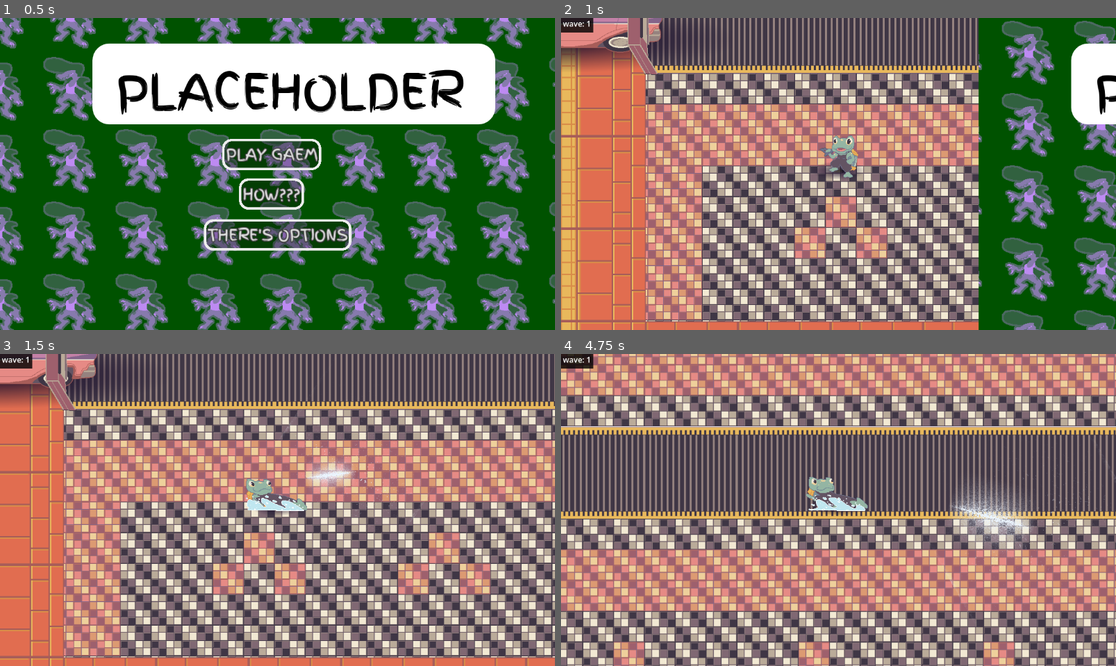
Above: before the commit, frames 1-4 (two rows, left to right).
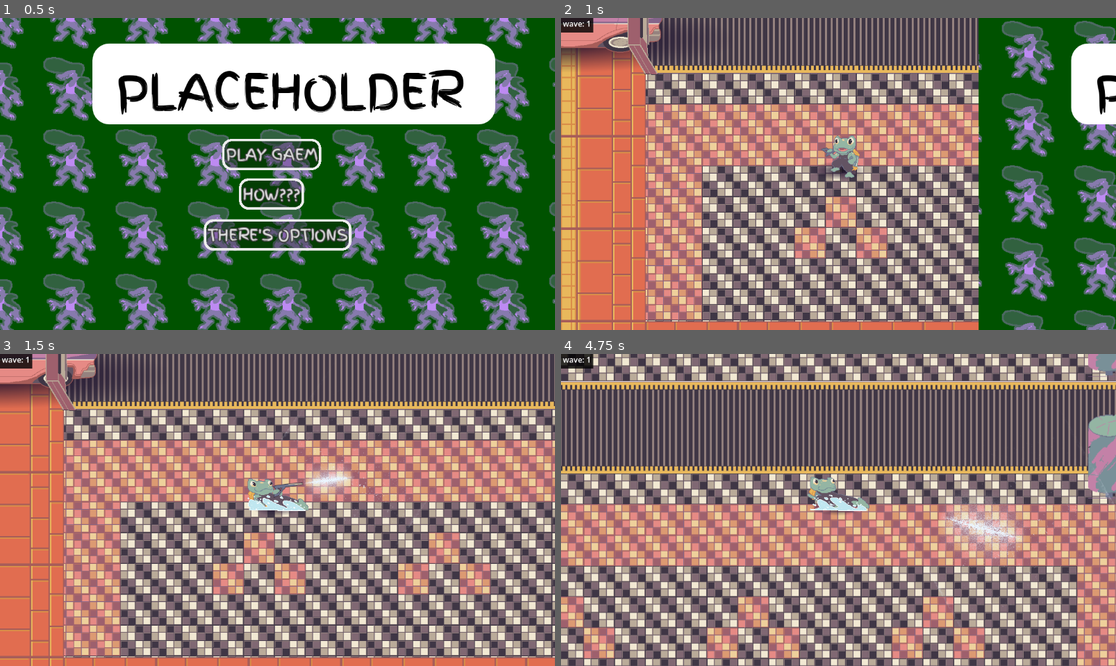
Above: after the commit, the same moments.

Repository: klynicol/crimson_year
Game: Godot game, scene res://scenes/game.tscn
Same seed, same stepped clock (60 frames per second), same inputs: the game is played once before the commit and once after it.
Inputs (mouse positions are in pixels of both pictures, inside the frame that each line leads up to):
- Up to frame 1 (0.5 s): no input
- Up to frame 2 (1 s): click "PLAY GAEM" at 0.5 s
- Up to frame 3 (1.5 s): move the mouse to (399, 494) at 1.27 s; hold D (right) from 1.28 s (still down); hold Space (dash) from 1.28 s (still down); tap X (attack) at 1.35 s; click (399, 494) at 1.42 s
- Up to frame 4 (4.75 s): move the mouse to (727, 525) at 2.02 s; release D (right) at 2.03 s; release Space (dash) at 2.03 s; hold S (down) 2.03-2.78 s; tap Space (dash) at 2.1, 3.8 s; click (727, 525) at 2.3 s; move the mouse to (894, 441) at 2.77 s; press the mouse at (894, 441) at 2.78 s; hold D (right) 2.78-3.53 s; tap X (attack) at 3.05, 3.6 s; move the mouse to (810, 572) at 3.52 s; release the mouse at (810, 572) at 3.53 s; hold W (up) 3.53-4.28 s; click (810, 572) at 3.67 s; move the mouse to (1005, 556) at 4.27 s; hold A (left) from 4.28 s (still down); hold Space (dash) from 4.28 s (still down); click (1005, 556) at 4.55 s

Frame 1 is identical in both runs. In frame 2, 0.3% of the frame differs, in the area x 46-54%, y 37-52%; in frame 3, 0.8%; in frame 4, 88%, in the area x 0-100%, y 0-100%.

Commit message:
Protag refine (#17)
* refined enemy movement

 - refined enemy movement
 - added movement so enemy "stays on conveyor"
 - added enemy attack cooldown

* sprayer overhaul

* Doing a less mathy approach

* running backwards + balance

* update changes

Diff:
--- a/scenes/character.tscn
+++ b/scenes/character.tscn
@@ -8,6 +8,7 @@
 [ext_resource type="Texture2D" uid="uid://wl5twcmgxfhh" path="res://assets/sprites/protag/Protag_run-Sheet.png" id="4_0lw5n"]
 [ext_resource type="Texture2D" uid="uid://brpv26k2hxy10" path="res://assets/sprites/protag/Protag-Sheet.png" id="5_0dpix"]
 [ext_resource type="Texture2D" uid="uid://bxx8cbupgp7ys" path="res://assets/sprites/protag/Protag_firing_clean-Sheet.png" id="5_a5ia6"]
+[ext_resource type="Texture2D" uid="uid://bfs833e81tll3" path="res://assets/sprites/Sprayer.png" id="9_0dpix"]
 
 [sub_resource type="AtlasTexture" id="AtlasTexture_2hyy3"]
 atlas = ExtResource("3_0dpix")
@@ -194,9 +195,9 @@
 texture = ExtResource("2_dp8ca")
 
 [node name="AnimatedSprite2D" type="AnimatedSprite2D" parent="." unique_id=410231915]
-position = Vector2(-3, -47)
+position = Vector2(0, -47)
 sprite_frames = SubResource("SpriteFrames_cicko")
-animation = &"left_dash"
+animation = &"left_idle_shooting"
 
 [node name="CollisionShape2D" type="CollisionShape2D" parent="." unique_id=955580141]
 position = Vector2(0, -16)
@@ -210,3 +211,37 @@
 projectile_speed = 1300
 
 [node name="Sprayer" type="Sprite2D" parent="." unique_id=1463987500]
+position = Vector2(-0.99999666, -48)
+rotation = -1.4643313
+texture = ExtResource("9_0dpix")
+offset = Vector2(-21.87, -5.28)
+
+[node name="EmitPoint" type="Marker2D" parent="Sprayer" unique_id=1909197402]
+position = Vector2(-65.65333, -12.068186)
+
+[node name="EmitPointFlipped" type="Marker2D" parent="Sprayer" unique_id=2132297276]
+position = Vector2(-65.124985, 2.955826)
+
+[node name="sp_left_walking_0" type="Marker2D" parent="." unique_id=1548545255]
+position = Vector2(-20, -39)
+
+[node name="sp_left_walking_1" type="Marker2D" parent="." unique_id=1158281440]
+position = Vector2(-30, -38)
+
+[node name="sp_left_walking_2" type="Marker2D" parent="." unique_id=141932853]
+position = Vector2(-55, -57)
+
+[node name="sp_left_walking_3" type="Marker2D" parent="." unique_id=2065131798]
+position = Vector2(-55, -57)
+
+[node name="sp_left_walking_4" type="Marker2D" parent="." unique_id=1799447829]
+position = Vector2(-39, -54)
+
+[node name="sp_left_walking_5" type="Marker2D" parent="." unique_id=1944277473]
+position = Vector2(-16, -28)
+
+[node name="sp_left_dash" type="Marker2D" parent="." unique_id=145064759]
+position = Vector2(0, -35)
+
+[node name="sp_left_idle_shooting" type="Marker2D" parent="." unique_id=1759425841]
+position = Vector2(0, -47)
--- a/scenes/mobs/greaser_lizard.tscn
+++ b/scenes/mobs/greaser_lizard.tscn
@@ -10,11 +10,10 @@
 
 [sub_resource type="Resource" id="Resource_lnwn7"]
 script = ExtResource("2_6ws4d")
-max_health = 120
-speed = 200.0
-damage = 20
-accel = 600.0
-decel = 800.0
+max_health = 90
+speed = 100.0
+damage = 10
+decel = 1000.0
 knockback_speed = 500.0
 metadata/_custom_type_script = "uid://csdolyo5rtfno"
 
@@ -123,11 +122,11 @@
 
 [sub_resource type="CapsuleShape2D" id="CapsuleShape2D_7mxe0"]
 radius = 17.0
-height = 76.0
+height = 54.0
 
 [sub_resource type="CapsuleShape2D" id="CapsuleShape2D_lnwn7"]
 radius = 20.0
-height = 84.0
+height = 60.0
 
 [node name="GreaserLizard" type="CharacterBody2D" unique_id=343513114 node_paths=PackedStringArray("sprite", "ray_cast", "hit_box", "attack_box", "lifebar")]
 script = ExtResource("1_greaser")
@@ -149,7 +148,6 @@
 sprite_frames = SubResource("SpriteFrames_eq5of")
 animation = &"hurt"
 autoplay = "walk"
-frame_progress = 0.043682273
 
 [node name="AttackBox" type="Area2D" parent="AnimatedSprite2D" unique_id=1615844479]
 
@@ -158,7 +156,7 @@
 shape = SubResource("RectangleShape2D_gxe2a")
 
 [node name="Knockback" type="CollisionShape2D" parent="." unique_id=1895863027]
-position = Vector2(-1, -38)
+position = Vector2(-1, -25)
 shape = SubResource("CapsuleShape2D_7mxe0")
 
 [node name="RayCast2D" type="RayCast2D" parent="." unique_id=1249472882]
@@ -169,7 +167,7 @@
 [node name="HitBox" type="CollisionShape2D" parent="HitBoxArea" unique_id=1458069334]
 light_mask = 2
 visibility_layer = 2
-position = Vector2(-1, -38)
+position = Vector2(-1, -26)
 shape = SubResource("CapsuleShape2D_lnwn7")
 
 [node name="Lifebar" parent="." unique_id=1806635397 instance=ExtResource("7_hbsry")]
--- a/scenes/mobs/greaser_toad.tscn
+++ b/scenes/mobs/greaser_toad.tscn
@@ -10,9 +10,10 @@
 
 [sub_resource type="Resource" id="Resource_8ln1w"]
 script = ExtResource("2_v7ow2")
-max_health = 130
-speed = 200.0
-damage = 4
+max_health = 90
+speed = 100.0
+damage = 10
+decel = 500.0
 knockback_speed = 500.0
 metadata/_custom_type_script = "uid://csdolyo5rtfno"
 
@@ -145,7 +146,7 @@
 }]
 
 [sub_resource type="RectangleShape2D" id="RectangleShape2D_chn7g"]
-size = Vector2(54, 130)
+size = Vector2(132, 117)
 
 [sub_resource type="CapsuleShape2D" id="CapsuleShape2D_7mxe0"]
 radius = 27.0
@@ -167,16 +168,15 @@
 
 [node name="Shadow" type="Sprite2D" parent="." unique_id=428859329]
 modulate = Color(0.12941177, 0.07450981, 0.19215687, 0.64705884)
-position = Vector2(-1.0000005, 7)
+position = Vector2(2.9999995, -6)
 scale = Vector2(1.234375, 0.6328125)
 texture = ExtResource("3_wpauc")
 
 [node name="AnimatedSprite2D" type="AnimatedSprite2D" parent="." unique_id=1206827224]
 position = Vector2(3, -50)
 sprite_frames = SubResource("SpriteFrames_eq5of")
-animation = &"hurt"
+animation = &"idle"
 autoplay = "attack"
-frame_progress = 0.8133838
 
 [node name="AttackBox" type="Area2D" parent="AnimatedSprite2D" unique_id=622538586]
 position = Vector2(-3, 41)
@@ -184,7 +184,7 @@
 collision_mask = 5
 
 [node name="AttackBoxShape" type="CollisionShape2D" parent="AnimatedSprite2D/AttackBox" unique_id=114443986]
-position = Vector2(-34, -32)
+position = Vector2(5, -25.5)
 shape = SubResource("RectangleShape2D_chn7g")
 
 [node name="Knockback" type="CollisionShape2D" parent="." unique_id=1895863027]
--- a/scenes/mobs/test_toads.tscn
+++ b/scenes/mobs/test_toads.tscn
@@ -41,3 +41,4 @@
 position = Vector2(564, -7)
 
 [node name="Car" parent="." unique_id=1920515730 instance=ExtResource("4_d24l3")]
+position = Vector2(-354, 640)
--- a/scenes/world.tscn
+++ b/scenes/world.tscn
@@ -165,6 +165,12 @@
 [node name="Checkpoint5" parent="." unique_id=2088446494 instance=ExtResource("11_e3hyu")]
 position = Vector2(-6401, 285)
 
+[node name="ConveyorYMax" type="Marker2D" parent="." unique_id=1070047807]
+position = Vector2(21, 420)
+
+[node name="ConveyorYMin" type="Marker2D" parent="." unique_id=1365524351]
+position = Vector2(-1, 174)
+
 [node name="YSort" type="Node2D" parent="." unique_id=1651747104]
 z_index = 1
 y_sort_enabled = true
--- a/scripts/car.gd
+++ b/scripts/car.gd
@@ -44,7 +44,6 @@
 
 func take_damage(damage: float) -> void:
 	health -= damage
-	print("taking damage: ", damage, " health: ", health)
 	if health <= 0:
 		car_died.emit()
 		spawn_car_fragments()
--- a/scripts/character_controller.gd
+++ b/scripts/character_controller.gd
@@ -16,6 +16,7 @@
 var input_released_by_code := false
 
 @onready var sprayer_sprite: Sprite2D = $Sprayer
+@onready var player_sprite: AnimatedSprite2D = $AnimatedSprite2D
 
 # this will determine whether the Utilities file uses the get_rotation_to_mouse()
 # or the get_rotation_to_stick() functions
@@ -110,21 +111,30 @@
 
 	var anim_action: int = 1 if Input.is_action_pressed("fire") else 0
 
-	$AnimatedSprite2D.play(anim_directions[anim_direction][slice_dir][anim_action])
+	var anim_name : String= anim_directions[anim_direction][slice_dir][anim_action]
+	player_sprite.play(anim_name)
+	if rot_angle > PI / 2 or rot_angle < -PI / 2:
+		player_sprite.flip_h = false
+	else:
+		player_sprite.flip_h = true
+
+	if player_sprite.animation == "left_walking":
+		if velocity.x < 0 and player_sprite.flip_h:
+			player_sprite.play_backwards(anim_name)
+		elif velocity.x > 0 and not player_sprite.flip_h:
+			player_sprite.play_backwards(anim_name)
 
 	if anim_direction == previous_anim_direction and anim_action != previous_anim_action:
 		# Restore both the frame and frame progress to continue smoothly
-		$AnimatedSprite2D.set_frame_and_progress(previous_anim_frame, previous_anim_frame_progress)
+		player_sprite.set_frame_and_progress(previous_anim_frame, previous_anim_frame_progress)
 	# Handle fllip horizontal for the sprite based on the aim direction
-	if rot_angle > PI / 2 or rot_angle < -PI / 2:
-		$AnimatedSprite2D.flip_h = false
-	else:
-		$AnimatedSprite2D.flip_h = true
+
+
 
 	previous_anim_direction = anim_direction
 	previous_anim_action = anim_action
-	previous_anim_frame = $AnimatedSprite2D.frame
-	previous_anim_frame_progress = $AnimatedSprite2D.frame_progress
+	previous_anim_frame = player_sprite.frame
+	previous_anim_frame_progress = player_sprite.frame_progress
 
 func get_control_type() -> ControlMode:
 	return control_type
--- a/scripts/mobs/greaser_lizard.gd
+++ b/scripts/mobs/greaser_lizard.gd
@@ -6,8 +6,9 @@
 
 func chase(target_pos: Vector2, delta: float) -> void:
 	# Get within attack range + buffer
-	var displacement = target_pos - global_position
-
-	velocity = velocity.move_toward(displacement.normalized() * stats.speed, stats.accel * delta)
-	move_and_slide()
-	super.chase(target_pos, delta)
+	var displacement: Vector2 = target_pos - global_position
+	var move_vector: Vector2 = displacement.normalized() * stats.speed
+	var vector_x: float = Car.CAR_SPEED if on_conveyor else 0.0
+	move_vector.x += vector_x
+	velocity = velocity.move_toward(move_vector, stats.accel * delta)
+	sprite.flip_h = velocity.x - vector_x >= 0
--- a/scripts/mobs/greaser_toad.gd
+++ b/scripts/mobs/greaser_toad.gd
@@ -37,20 +37,20 @@
 		var hop_frame_count := HOP_END_FRAME - HOP_START_FRAME + 1
 		var hop_phase := (float(sprite.frame - HOP_START_FRAME) + sprite.frame_progress) / float(hop_frame_count)
 		hop_phase = clampf(hop_phase, 0.0, 1.0)  # guard against animation edge cases
-		var hop_velocity_y := -HOP_ARC_HEIGHT * PI / hop_time * cos(hop_phase * PI)
+		# var hop_velocity_y := -HOP_ARC_HEIGHT * PI / hop_time * cos(hop_phase * PI)
+		var vector_x: float = Car.CAR_SPEED if on_conveyor else 0.0
+		var vector_y: float = 0.0
 		if hop_phase < 0.5:
 			# Ascending to apex: accelerate toward the target
-			var target := direction * stats.speed + Vector2(0.0, hop_velocity_y)
+
+			var target := direction * stats.speed + Vector2(vector_x, vector_y)
 			velocity = velocity.move_toward(target, stats.accel * delta)
 			shadow.position.y = starting_shadow_position.y + HOP_ARC_HEIGHT * sin(hop_phase * PI)
 		else:
 			# From apex to land: decelerate to zero (plus hop arc so we land with velocity = 0)
-			var target := Vector2(0.0, hop_velocity_y)
-			velocity = velocity.move_toward(target, stats.decel * delta)
+			velocity = velocity.move_toward(Vector2(vector_x, vector_y), stats.decel * delta)
 			shadow.position.y = starting_shadow_position.y + HOP_ARC_HEIGHT * sin(hop_phase * PI)
+		sprite.flip_h = velocity.x - vector_x >= 0
 	else:
 		# On the ground (frame 0 or outside hop range): velocity is zero; animation will advance to hop
 		velocity = Vector2.ZERO
-
-	move_and_slide()
-	super.chase(target_pos, delta)
--- a/scripts/mobs/mob.gd
+++ b/scripts/mobs/mob.gd
@@ -34,6 +34,8 @@
 var damage_knockback_direction: Vector2 = Vector2.ZERO
 var damage_knockback_cooldown: float = 0.0
 var dying_cooldown: float = 0.0
+var attack_cooldown_time: float = 0.0
+var on_conveyor: bool = false
 
 func _ready():
 	# Each mob needs its own stats copy; the scene's SubResource is shared by all instances
@@ -41,6 +43,7 @@
 	call_deferred("_set_player")
 	hit_box.area_shape_entered.connect(_on_hit_box_entered)
 	stats.mob_died.connect(_on_mob_died)
+	attack_cooldown_time = 0
 	print("state: ", mob_state)
 	lifebar.max_value = stats.max_health
 	lifebar.value = stats.health
@@ -51,12 +54,11 @@
 func _physics_process(delta: float) -> void:
 	if not player:
 		return
-	if last_mob_state != mob_state:
-		print("mob_state: ", mob_state)
-		last_mob_state = mob_state
+	_check_conveyor()
 	_check_state(delta)
-	# after state changes, set the sprite animation
 	_set_sprite_animation()
+	# print("velocity: ", velocity)
+	move_and_slide()
 
 func _set_sprite_animation() -> void:
 	match mob_state:
@@ -81,17 +83,9 @@
 		return
 	var bodies_in_range: Array[CharacterBody2D] = _get_bodies_in_range()
 	if bodies_in_range.size() > 0:
-		_handle_attack(bodies_in_range)
+		_handle_attack(bodies_in_range, delta)
 		return
 	_find_and_chase_target(delta)
-
-func _get_bodies_in_range() -> Array[CharacterBody2D]:
-	var bodies: Array[CharacterBody2D] = []
-	for body in attack_box.get_overlapping_bodies():
-		if body is not Car:
-			continue
-		bodies.append(body)
-	return bodies
 
 func _handle_mob_hurt(delta: float) -> void:
 	damage_knockback_cooldown -= delta
@@ -99,22 +93,30 @@
 		mob_state = MobState.IDLE
 		return
 	velocity = damage_knockback_direction * stats.knockback_speed
-	move_and_slide()
+	sprite.flip_h = velocity.x > 0
 
 func _handle_mob_dying(delta: float) -> void:
+	_apply_standard_conveyor_movement()
 	if dying_cooldown > 0.0:
 		dying_cooldown -= delta
 		return
 	queue_free()
 
 # Checks if the attack aligns with the sprite frame and if bodies are in range, then performs the attack
-func _handle_attack(bodies_in_range: Array[CharacterBody2D]) -> void:
+func _handle_attack(bodies_in_range: Array[CharacterBody2D], delta: float) -> void:
+	_apply_standard_conveyor_movement()
 	mob_state = MobState.ATTACKING
+	attack_cooldown_time -= delta
+	if attack_cooldown_time > 0.0:
+		mob_state = MobState.IDLE
+		return
 	if not _attack_alligns_with_sprite_frame():
+		attack_cooldown_time = 0
 		return
 	for body in bodies_in_range:
 		body.take_damage(stats.damage)
 		_attack_hit_this_cycle = true
+	attack_cooldown_time = stats.attack_cooldown
 
 func _find_and_chase_target(delta: float) -> void:
 	var closest_car: CharacterBody2D = get_closest_car()
@@ -122,6 +124,7 @@
 		mob_state = MobState.WALKING
 		chase(closest_car.global_position, delta)
 		return
+	_apply_standard_conveyor_movement()
 	mob_state = MobState.IDLE
 
 func _on_mob_died() -> void:
@@ -155,7 +158,7 @@
 			closest_car = car
 	return closest_car
 
-	# Helper function to check if the attack aligns with the sprite frame
+# Helper function to check if the attack aligns with the sprite frame
 func _attack_alligns_with_sprite_frame() -> bool:
 	if sprite.frame != attack_frame:
 		_attack_hit_this_cycle = false
@@ -164,12 +167,24 @@
 		return false
 	return true
 
-	# override
+func _get_bodies_in_range() -> Array[CharacterBody2D]:
+	var bodies: Array[CharacterBody2D] = []
+	for body in attack_box.get_overlapping_bodies():
+		if body is not Car:
+			continue
+		bodies.append(body)
+	return bodies
+
+func _check_conveyor() -> void:
+	if global_position.y < World.conveyor_y_max and global_position.y > World.conveyor_y_min:
+		on_conveyor = true
+
+func _apply_standard_conveyor_movement() -> void:
+	if on_conveyor:
+		velocity.x = Car.CAR_SPEED
+		velocity.y = 0
+
 func chase(target_pos: Vector2, delta: float) -> void:
-	if sprite:
-		sprite.flip_h = velocity.x > 0
-
-func look_for_player(delta: float) -> void:
 	pass
 
 func _flash_lifebar() -> void:
--- a/scripts/mobs/mob_stats.gd
+++ b/scripts/mobs/mob_stats.gd
@@ -12,6 +12,7 @@
 @export var accel := 1400.0
 @export var decel := 1600.0
 @export var knockback_speed: float = 200.0
+@export var attack_cooldown: float = 2
 
 var _health: int
 var health: int:
--- a/scripts/stage_manager.gd
+++ b/scripts/stage_manager.gd
@@ -26,26 +26,27 @@
 const WAVES_CONFIG = {
 	1: {
 		"cars": [Car.CarType.CHEVY_BEL_AIR, Car.CarType.CADILLAC_DEVILLE],
+		# "enemies": [Mob.MobType.LIZARD],
 		"enemies": [Mob.MobType.LIZARD, Mob.MobType.TOAD],
 		"boss": null,
-		"enemy_max_qty" : 60,
-		"enemy_spawn_cooldown" : 1.0,
+		"enemy_max_qty" : 40,
+		"enemy_spawn_cooldown" : 1.6,
 		"boss_spawn_cooldown" : 1.0,
 	},
 	2: {
 		"cars": [Car.CarType.CHEVY_BEL_AIR, Car.CarType.CADILLAC_DEVILLE],
 		"enemies": [Mob.MobType.LIZARD, Mob.MobType.TOAD],
 		"boss": null,
-		"enemy_max_qty" : 120,
-		"enemy_spawn_cooldown" : 0.5,
+		"enemy_max_qty" : 60,
+		"enemy_spawn_cooldown" : 1.2,
 		"boss_spawn_cooldown" : 0.5,
 	},
 	3: {
 		"cars": [Car.CarType.CHEVY_BEL_AIR, Car.CarType.CADILLAC_DEVILLE],
 		"enemies": [Mob.MobType.LIZARD, Mob.MobType.TOAD],
 		"boss": null,
-		"enemy_max_qty" : 180,
-		"enemy_spawn_cooldown" : 0.1,
+		"enemy_max_qty" : 100,
+		"enemy_spawn_cooldown" : 1,
 		"boss_spawn_cooldown" : 0.1,
 	},
 }
--- a/scripts/water_spray/water_spray_emiter.gd
+++ b/scripts/water_spray/water_spray_emiter.gd
@@ -2,8 +2,11 @@
 
 @onready var projectile = load("res://scenes/water_spray_projectile.tscn")
 @onready var character: CharacterBody2D = get_parent()
-# @onready var sprayer: Sprite2D = $"../Sprayer"
+@onready var sprayer: Sprite2D = $"../Sprayer"
+@onready var emit_point: Marker2D = $"../Sprayer/EmitPoint"
+@onready var emit_point_flipped: Marker2D = $"../Sprayer/EmitPointFlipped"
 @onready var debug_label: Label = get_tree().current_scene.get_node_or_null("Gui/Control/Label")
+@onready var player_sprite: AnimatedSprite2D = $"../AnimatedSprite2D"
 @export var projectile_speed = 400
 
 const MAX_SCALE_X = 9.0
@@ -13,14 +16,18 @@
 const MIN_MIST_STRENGTH = 0.9
 const MAX_MIST_STRENGTH = 3.0
 
-# The sprayer will spawn in 4 different spots based on the character's
-# direction and sprite.
-const SPRAYER_SPAWN_POSITIONS = [
-	Vector2(67, -68), # right
-	# Vector2(-31, 3), # down
-	Vector2(-67, -68), # left
-	# Vector2(29, -74), # up
-]
+# const ANIM_SPRAYER_ORIGIN = {
+# 	"left_walking": [Vector2(-30, -40), Vector2(-40, -50)],
+# 	"left_idle_shooting": Vector2(1, -40),
+# 	"left_dash": Vector2(0, -32),
+# }
+
+# value takes frame number into account as well
+const ANIM_SPRAYER_ORIGIN = {
+	"left_walking": true,
+	"left_idle_shooting":false,
+	"left_dash": false,
+}
 
 var cooldown = 0.0
 var cooldown_time: float
@@ -34,9 +41,14 @@
 
 # Called every frame. 'delta' is the elapsed time since the previous frame.
 func _process(delta: float) -> void:
-	if Input.is_action_pressed('fire') and cooldown <= 0.0:
-		shoot()
-		cooldown = cooldown_time
+	if Input.is_action_pressed('fire'):
+		sprayer.visible = true
+		if cooldown <= 0.0:
+			sprayer.visible = true
+			shoot()
+			cooldown = cooldown_time
+	else:
+		sprayer.visible = false
 	cooldown -= delta
 
 func shoot() -> void:
@@ -47,11 +59,62 @@
 	var instance := projectile.instantiate() as CharacterBody2D
 
 	var rot := Utilities.get_rotation_of_aim(character, global_position)
-	var spawn_index := Utilities.get_direction_from_rotation_180(rot)
+	#rotate the sprayer sprite to the direction of the shot
+	sprayer.rotation = rot + PI
 
-	var spawn_pos := SPRAYER_SPAWN_POSITIONS[spawn_index] as Vector2
+	if player_sprite.animation in ANIM_SPRAYER_ORIGIN:
+		var point_path = "../sp_" + player_sprite.animation
+		if ANIM_SPRAYER_ORIGIN[player_sprite.animation]:
+			point_path += "_" + str(player_sprite.frame)
+		var pivot_node: Node2D = get_node_or_null(point_path) as Node2D
+		if pivot_node:
+			var pos := pivot_node.position
+			if player_sprite.flip_h:
+				sprayer.flip_v = true
+				pos.x = -pos.x
+				pos.y -= 11.2
+			else:
+				sprayer.flip_v = false
+			sprayer.position = pos
+		else:
+			sprayer.position = Vector2(0, 0)
+	else:
+		sprayer.position = Vector2(0, 0)
 
-	instance.spawnPosition = global_position + spawn_pos + (character.velocity * 0.02)
+	## Get the position of the sprayer based on sprite and frame
+	# var origin_definition
+	# if player_sprite.animation in ANIM_SPRAYER_ORIGIN:
+	# 	origin_definition = ANIM_SPRAYER_ORIGIN[player_sprite.animation]
+	# else:
+	# 	origin_definition = Vector2(0, 0)
+
+	# var y_offset = 11.2 # because of sprayer flip, we need to offset the position
+	# if origin_definition is Array:
+	# 	# left_walking: interpolate from index 0 (frame 0) to index 1 (frame 3)
+	# 	var start_vector = origin_definition[0]
+	# 	var end_vector = origin_definition[1]
+	# 	if player_sprite.flip_h:
+	# 		start_vector.x = -start_vector.x
+	# 		end_vector.x = -end_vector.x
+	# 		start_vector.y -= y_offset
+	# 		end_vector.y -= y_offset
+	# 	var frame_count := 3
+	# 	var t := clampf(float(player_sprite.frame) / float(frame_count), 0.0, 1.0)
+	# 	sprayer.position = start_vector.lerp(end_vector, t)
+	# else:
+	# 	if player_sprite.flip_h:
+	# 		origin_definition.x = -origin_definition.x
+	# 		origin_definition.y -= y_offset
+	# 	sprayer.position = origin_definition
+
+	# # flip the sprite if the player is facing left
+	# if player_sprite.flip_h:
+	# 	sprayer.flip_v = true
+	# else:
+	# 	sprayer.flip_v = false
+
+	var spawn_positoin = emit_point_flipped.global_position if player_sprite.flip_h else emit_point.global_position
+	instance.spawnPosition = spawn_positoin + (character.velocity * 0.02)
 	instance.spawnRotation = rot
 	instance.speed = projectile_speed
 
@@ -77,18 +140,10 @@
 	)
 	vfx.scale.x = new_scale_x
 	vfx.scale.y = new_scale_y
-
 	# we also should reduce the mist strength based on the rotation change
 	var mist_angle_effect := 0.9; # Angle at which the mist strength forumula starts to take effect
 	var new_mist_strength: float = clamp(mist_angle_effect + abs(rot_since_last_shot), MIN_MIST_STRENGTH, MAX_MIST_STRENGTH)
-
-	# label_text("rot since last shot: " + str(rot_since_last_shot)
-	# 	+ " \nscale x: " + str(new_scale_x)
-	# 	+ " \nscale y: " + str(new_scale_y)
-	# 	+ " \nmist strength: "+ str(new_mist_strength))
 	vfx.set_mist_strength(new_mist_strength)
-
-	# Add to scene root so projectile is NOT a child of the character (won't move with mouse/character)
 	get_tree().current_scene.add_child(instance)
 
 	last_shot_rotation = rot
--- a/scripts/world.gd
+++ b/scripts/world.gd
@@ -15,10 +15,17 @@
 
 var mob_fragments: int = 0
 
+@onready var conveyor_y_max_marker: Node2D = $ConveyorYMax
+@onready var conveyor_y_min_marker: Node2D = $ConveyorYMin
+static var conveyor_y_max: float = 0.0
+static var conveyor_y_min: float = 0.0
+
 func _ready():
 	ground = get_node("Ground")
 	walls = get_node("Walls")
 	_set_instances()  # Run immediately so player_instance is ready before StageManager._init_wave
+	conveyor_y_max = conveyor_y_max_marker.global_position.y
+	conveyor_y_min = conveyor_y_min_marker.global_position.y
 
 func _set_instances():
 	greaser_spawns = get_tree().get_nodes_in_group("greaser_spawn")
Binary file changed: assets/sprites/lizard/Greaser_Lizard_hurt-Sheet.png
Not shown, changed: TODO.md
